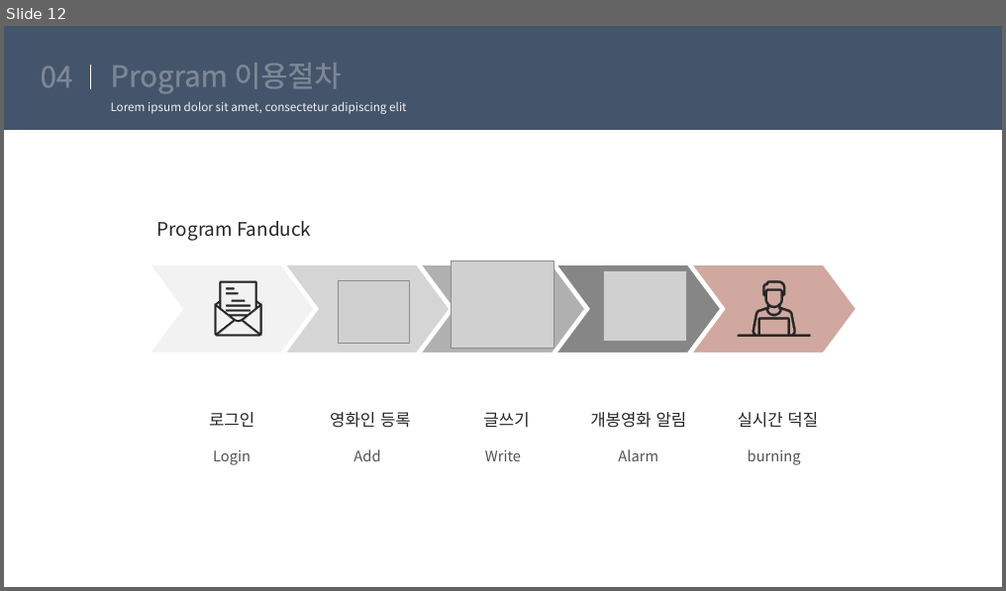
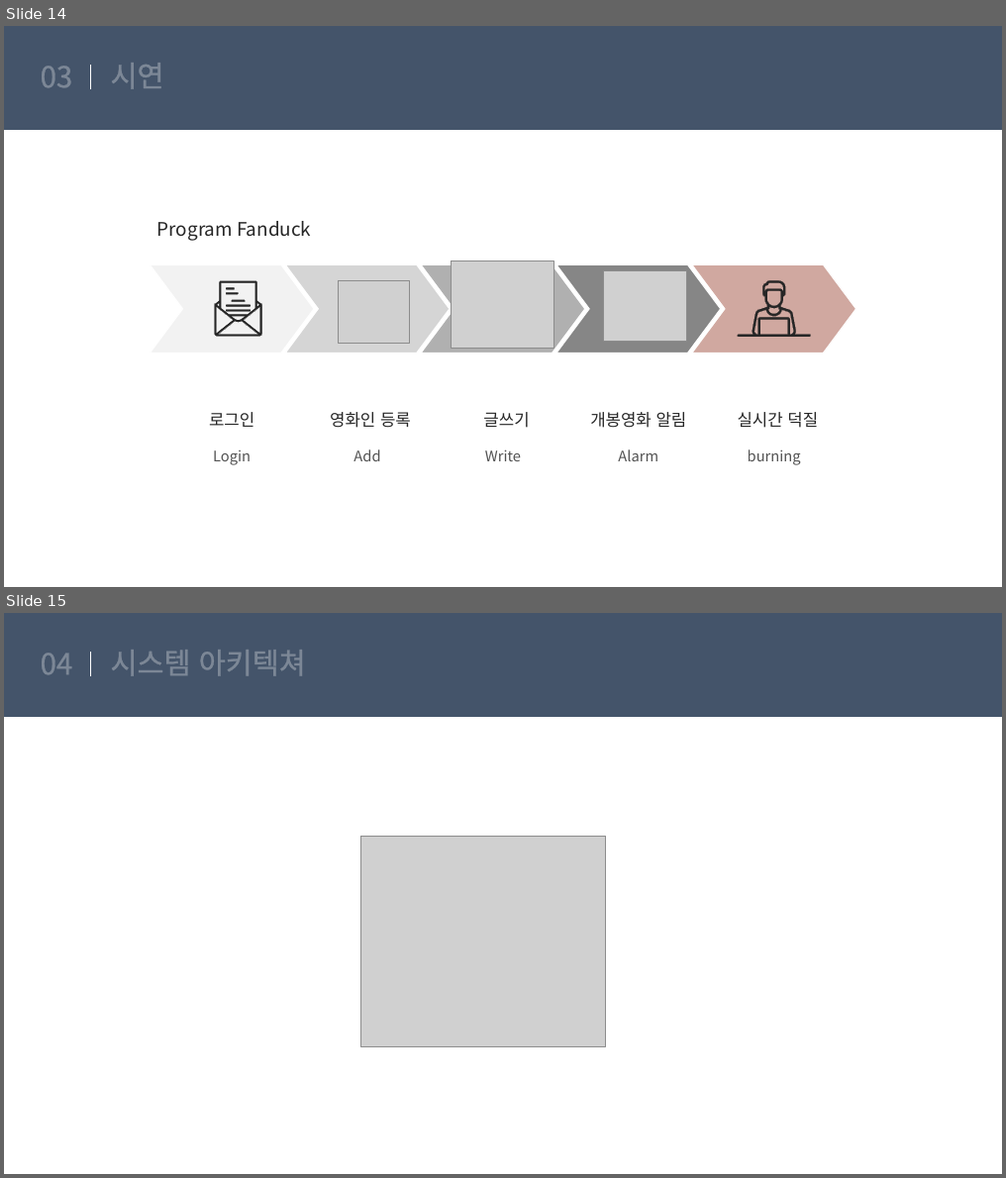
Before and after one commit to suna05/fanduck, a slide deck: uoonleen/8월 29일_ppt/Fanduck.pptx. Shown one above the other, each under a label of ours: slide 12 before the commit, slides 14 and 15 after it. The pictures are 1006x591 and 1006x1178 pixels, drawn with LibreOffice and Linux fonts; fonts in the diff are those of the drawing; grey boxes stand for pictures. Boxes give left, top, right and bottom in pixels: in the first picture for what was removed or moved away, otherwise in the second. Text is boxed around its words. In the diff, an @@ line names an element or a change of style, - is before the commit and + after.

```diff
--- a/uoonleen/8월 29일_ppt/Fanduck.pptx
+++ b/uoonleen/8월 29일_ppt/Fanduck.pptx
@@ slide 15 added at (x1=4, y1=613, x2=1002, y2=1174), background #FFFFFF; not listed: 2 template elements that a slide beside it also shows @@
@@ text added at (x1=41, y1=653, x2=73, y2=674), 28 pt, text #FFFFFF @@
+04
@@ title added at (x1=111, y1=650, x2=306, y2=676), 28 pt, text #FFFFFF @@
+시스템 아키텍쳐
@@ picture added at (x1=361, y1=836, x2=605, y2=1048) @@
@@ what was slide 12 is now slide 14 @@
@@ slide 14 changed as well @@
@@ text at (x1=41, y1=66, x2=73, y2=87): text changed @@
-04
+03
@@ title at (x1=111, y1=63, x2=164, y2=89): text changed @@
-Program 이용절차
+시연
@@ text removed at (x1=111, y1=101, x2=406, y2=114) @@
-Lorem ipsum dolor sit amet, consectetur adipiscing elit
```
Also in this commit, not shown: 10 other slides changed, 10 other slides added, 1 slide removed.
